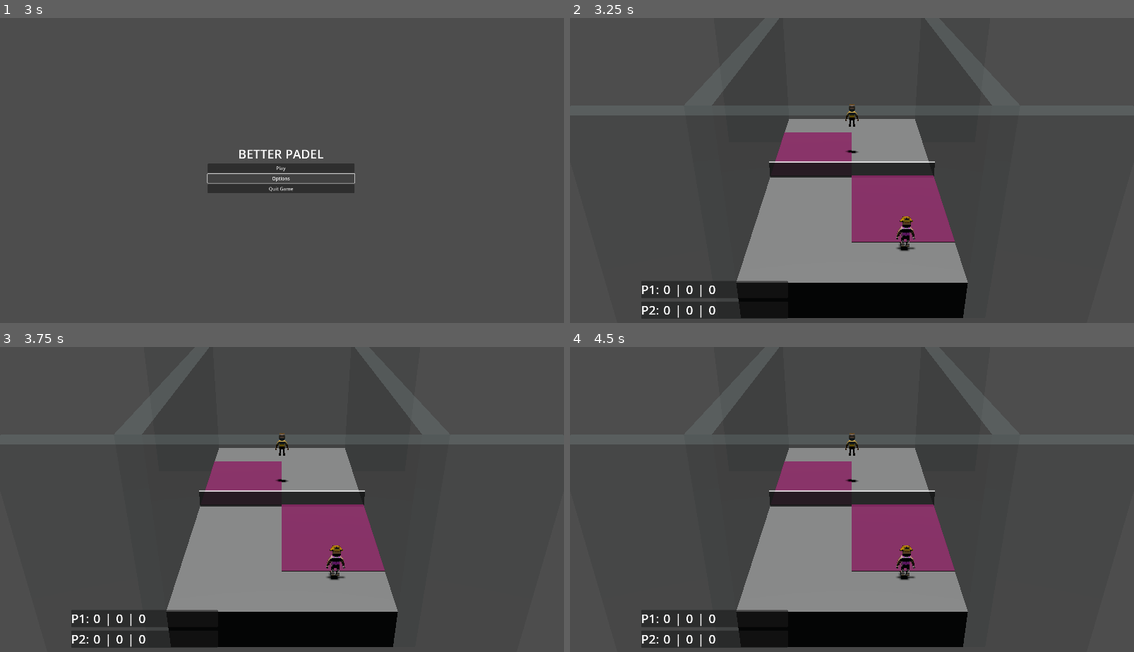
Above: before the commit, frames 1-4 (two rows, left to right).
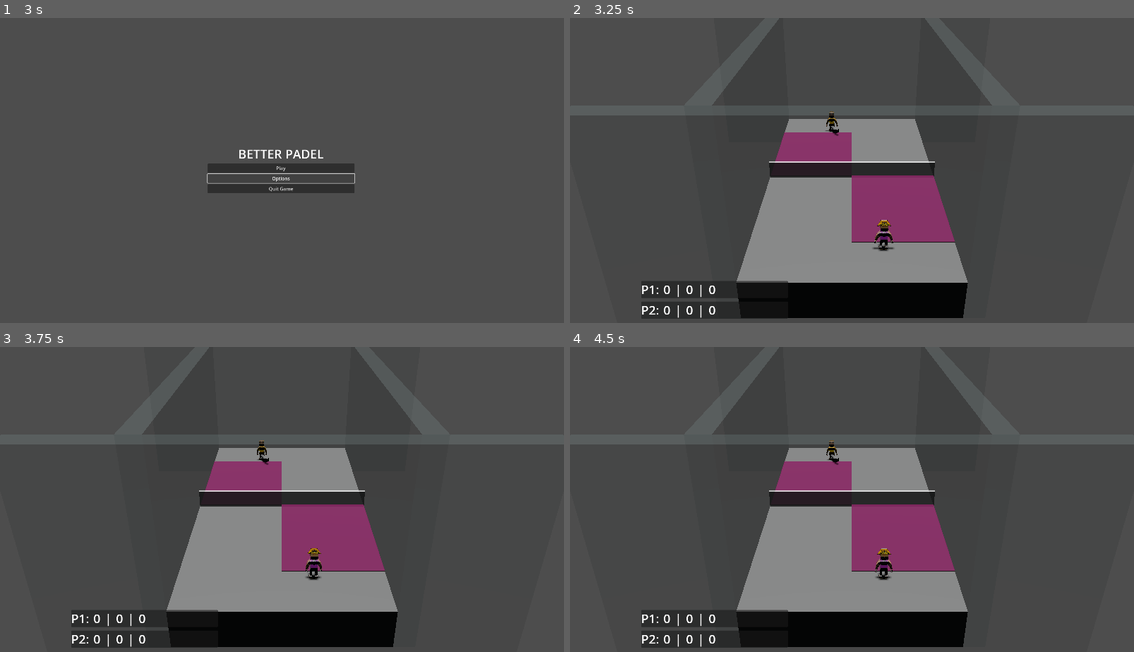
Above: after the commit, the same moments.

Repository: nicolassantibanez/padel-arcade
Game: Godot game, scene res://scenes/main_menu.tscn
The game is run twice, just before and just after one commit, with the same random seed, the same clock (stepped at 60 frames per second) and the same inputs. Sound files missing from this copy of the repository are replaced by a short silence.
Inputs (mouse positions are in pixels of both pictures, inside the frame that each line leads up to):
- Up to frame 1 (3 s): click "Play" at 0.5 s; click "Play" at 1.25 s; click "Play" at 2 s; click "Options" at 2.75 s
- Up to frame 2 (3.25 s): no input
- Up to frame 3 (3.75 s): move the mouse to (406, 490) at 3.52 s; tap Space (shoot_ball) at 3.6 s
- Up to frame 4 (4.5 s): tap Enter at 4.25 s; move the mouse to (739, 520) at 4.27 s; tap Space (shoot_ball) at 4.35 s

Frame 1 is identical in both runs. In frame 2, 0.6% of the frame differs, in the area x 45-62%, y 28-77%; in frame 3, 0.6%; in frame 4, 0.6%.
Error before the commit: Parse Error: Too few arguments for "change_to_serve_state()" call. Expected at least 3 but received 1. (res://scripts/team_manager.gd:83)
Error after the commit: Cannot call method 'change_scene_to_file' on a null value. (res://scripts/main_menu.gd:30)

Commit message:
feat: pass hit_angle and hit_direction to serve state

Diff:
--- a/scripts/player/states/serve_state.gd
+++ b/scripts/player/states/serve_state.gd
@@ -12,12 +12,14 @@
 	set(value):
 		serve_rotation.emit(value)
 		shot_rotation = value
-const rotation_speed: float = 10.0
+var court_side: int = 1
+const rotation_speed: float = 5.0
 
 
-func _init(a_player: Player, service_hit_angle: float):
+func _init(a_player: Player, service_hit_angle: float, hit_direction: int):
 	super(a_player)
 	shot_rotation = service_hit_angle
+	court_side = hit_direction
 	arrow = arrowScene.instantiate()
 	a_player.add_child(arrow)
 
@@ -34,7 +36,7 @@
 		player.hit_service(shot_rotation)
 
 
-func handle_physics_process(_delta: float):
+func handle_physics_process(delta: float):
 	var direction = Vector3.ZERO
 
 	# We check for each move input and update the direction accordingly
@@ -44,10 +46,10 @@
 	# 	direction.x -= 1
 	if Input.is_action_pressed("move_right_" + str(player.player_id)):
 		# shot_rotation = min(shot_rotation - _delta * rotation_speed, - 50 * PI / 180)
-		shot_rotation = shot_rotation - _delta * rotation_speed
+		shot_rotation = shot_rotation + delta * rotation_speed * court_side
 	if Input.is_action_pressed("move_left_" + str(player.player_id)):
 		# shot_rotation = maxf(shot_rotation + _delta * rotation_speed, 50 * PI / 180)
-		shot_rotation = shot_rotation + _delta * rotation_speed
+		shot_rotation = shot_rotation - delta * rotation_speed * court_side
 
 	if direction != Vector3.ZERO:  # Si nos estamos moviendo
 		direction = direction.normalized()
@@ -65,7 +67,7 @@
 	player.target_velocity.z = to_move.z
 	# Vertical velocity
 	if not player.is_on_floor():  # Falls when not on the ground
-		player.target_velocity.y = player.target_velocity.y - (player.fall_acceleration * _delta)
+		player.target_velocity.y = player.target_velocity.y - (player.fall_acceleration * delta)
 
 	# Moving Character
 	player.velocity = player.target_velocity
@@ -73,4 +75,4 @@
 
 	if arrow:
 		# arrow.direction = Vector3.BACK.rotated(Vector3.UP, deg_to_rad(shot_rotation))
-		arrow.direction = Vector3.BACK.rotated(Vector3.UP, PI / 8 + shot_rotation)
+		arrow.direction = Vector3(0, 0, court_side).rotated(Vector3.UP, shot_rotation)
--- a/scripts/team_manager.gd
+++ b/scripts/team_manager.gd
@@ -80,7 +80,9 @@
 		var player = players[i]
 		if is_team_serving:
 			if i == serving_player_index:
-				player.change_to_serve_state(serving_zone["server_pos"])
+				player.change_to_serve_state(
+					serving_zone["server_pos"], service_hit_angle, hit_direction
+				)
 			else:
 				player.change_to_wait_state(serving_zone["teammate_pos"])
 		else:
@@ -167,11 +169,9 @@
 
 
 ## Callback function when a [Player] serves
-func _on_player_service_power_hit(
-	serving_player: Player, angle_devaition: float, shot_speed: float
-):
+func _on_player_service_power_hit(serving_player: Player, hit_angle: float, shot_speed: float):
 	if players[serving_player_index].player_id == serving_player.player_id:
-		var hit_angle = service_hit_angle + angle_devaition
+		# var hit_angle = service_hit_angle + angle_devaition
 		service_power_hit.emit(
 			hit_direction, hit_angle, shot_speed, serving_player.global_position + Vector3.UP
 		)
